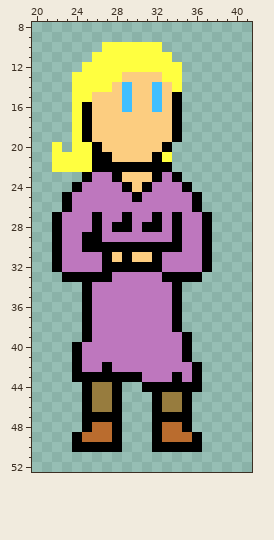
A pixel-art sprite gets an edit: assets/animations/g_running_1.png. That is the earlier state.
The file is 60x60 pixels. Shown: x 20..41, y 8..52.
After the commit:
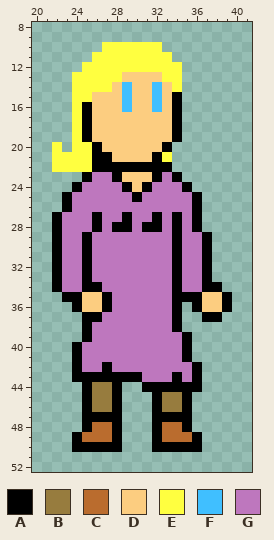
Palette (. is transparent): A #000000  B #977c3e  C #ba6c2e  D #fccd80  E #ffff40  F #40bfff  G #be77be
From old to new:
Changed rows in their new state; - is an unchanged pixel.
first column x 22:
27 --------------A.--
28 --------------A.--
29 ----G-------------
30 ----GGGGGGGG------
31 ---A-GGGGGG-A-----
32 ---A-GGGGGG-A-----
33 AGG-GG-----G-GGA--
34 AGG-A--------GGAA-
35 -AADDA-------AADDA
36 --ADDA--------ADDA
37 ----A----------AA-
